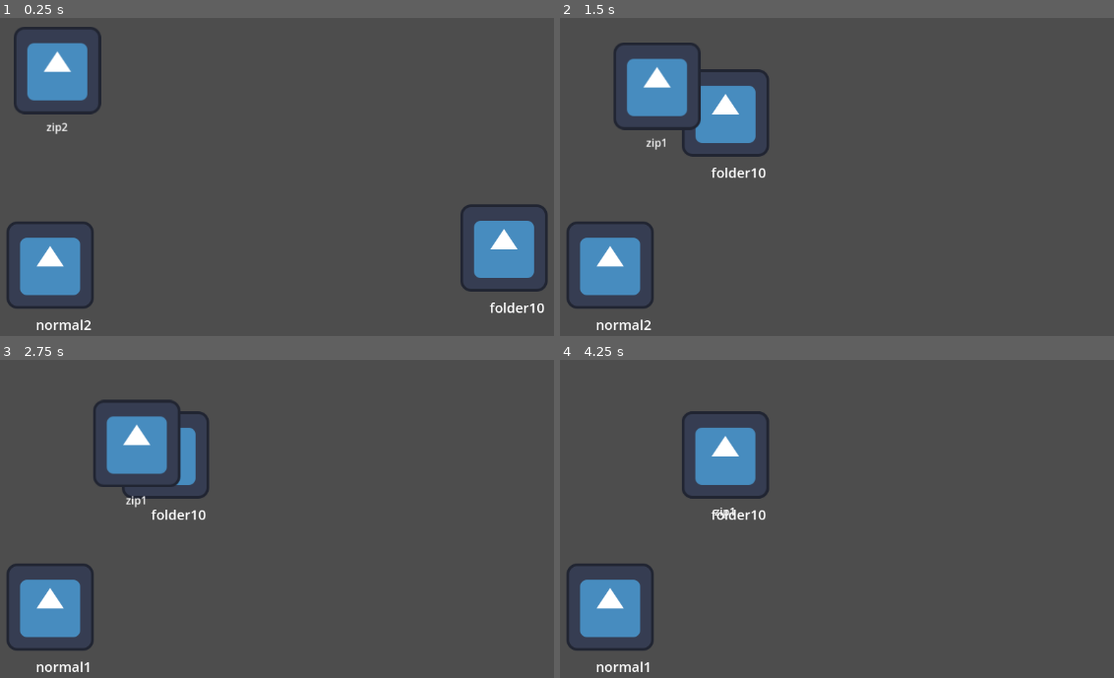
Above: before the commit, frames 1-4 (two rows, left to right).
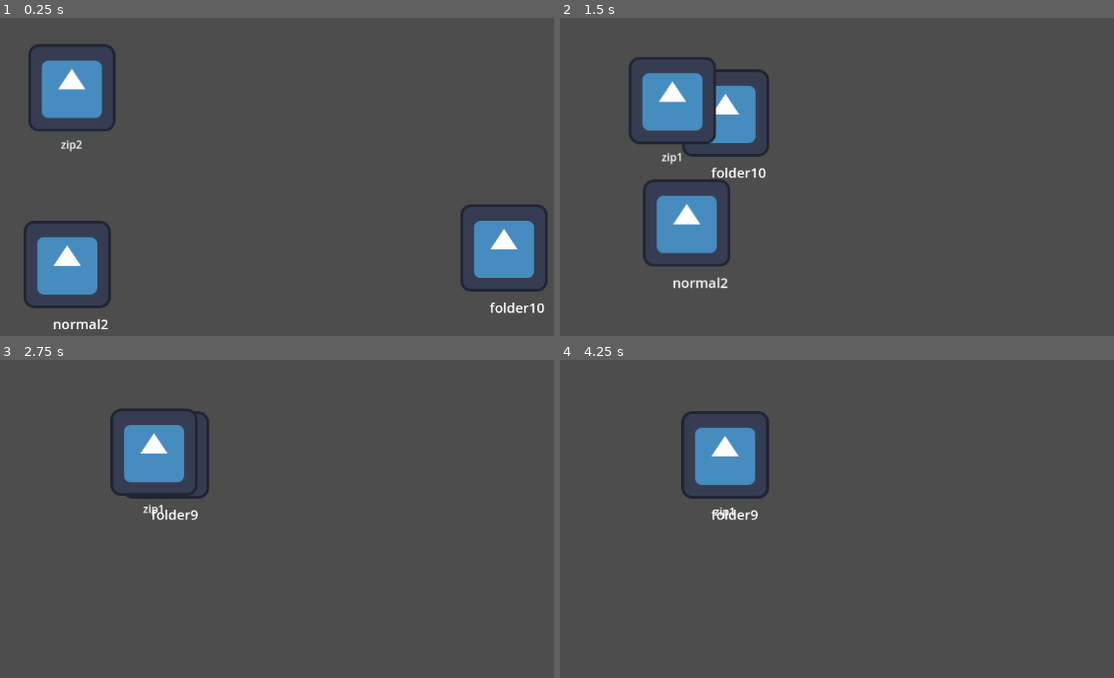
Above: after the commit, the same moments.

Repository: icheft524/Folder-Brawler
Game: Godot game, scene res://main.tscn
The game is run twice, just before and just after one commit, with the same random seed, the same clock (stepped at 60 frames per second) and the same inputs. The engine's default icon, where the game draws it, is replaced by a stand-in: a white triangle on a blue panel in a dark square.
Inputs (mouse positions are in pixels of both pictures, inside the frame that each line leads up to):
- Up to frame 1 (0.25 s): no input
- Up to frame 2 (1.5 s): drag from (1064, 246) to (626, 75) at 0.52 s; drag from (648, 84) to (609, 266) at 1.27 s
- Up to frame 3 (2.75 s): click (49, 608) at 2.17 s
- Up to frame 4 (4.25 s): drag from (864, 655) to (698, 442) at 2.77 s; move the mouse to (outside the picture) at 3.52 s; click (outside the picture) at 3.67 s

The runs differ from the first frame. In frame 1, 5.4% of the frame differs, in the area x 1-21%, y 2-99%; in frame 2, 8.7%, in the area x 1-31%, y 7-99%; in frame 3, 5.9%; in frame 4, 2.9%.

Commit message:
แก้บัคให้หน่อยครับ

Diff:
--- a/enemy/normal_file/normal_file.gd
+++ b/enemy/normal_file/normal_file.gd
@@ -16,17 +16,14 @@
 	movement()
 
 func movement():
-	if target:
-		return
-	if target != null:
-		target_position = target.position
-		direction = ( target_position - self.position).normalized()
-		if direction.x > 0:
-			$Sprite2D.flip_h = true
-		elif direction.x < 0:
-			$Sprite2D.flip_h = false
-		velocity = Vector2(direction).rotated(rotation) * speed * 1
-		move_and_slide()
+	target_position = target.position
+	direction = ( target_position - self.position).normalized()
+	if direction.x > 0:
+		$Sprite2D.flip_h = true
+	elif direction.x < 0:
+		$Sprite2D.flip_h = false
+	velocity = Vector2(direction).rotated(rotation) * speed * 1
+	move_and_slide()
 
 
 func _process(delta):
--- a/main.tscn
+++ b/main.tscn
@@ -12,7 +12,7 @@
 
 [node name="zipFile" parent="." instance=ExtResource("3_vqyii")]
 unique_name_in_owner = true
-position = Vector2(146, 91)
+position = Vector2(167, 117)
 
 [node name="normalFile" parent="." instance=ExtResource("2_s62h6")]
 unique_name_in_owner = true
